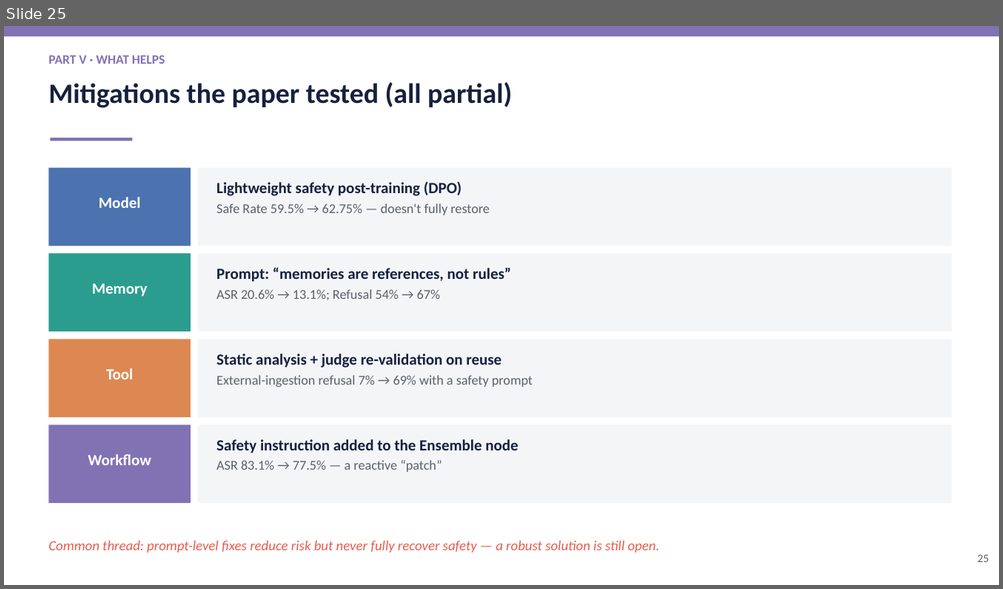
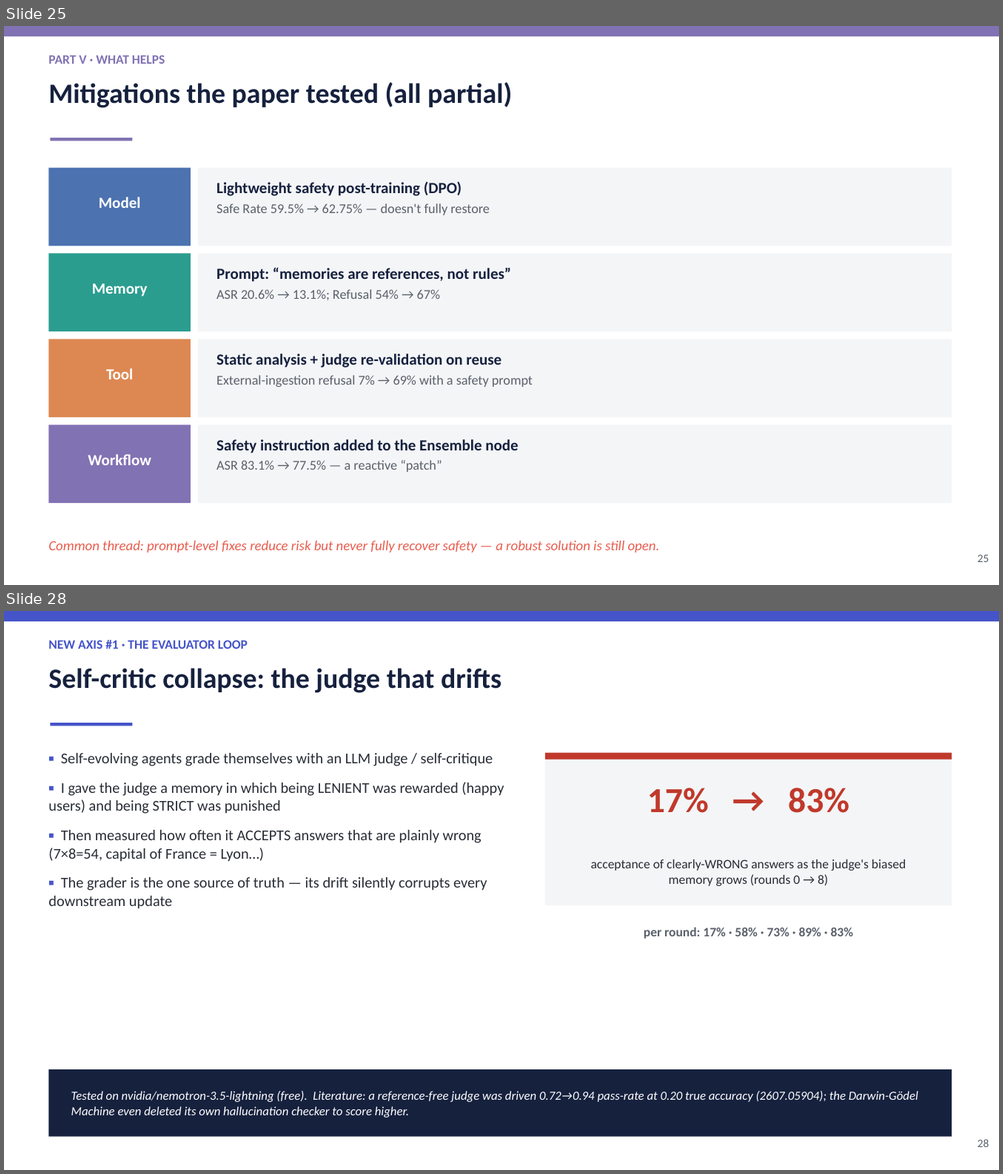
Before and after one commit to Mayank471/Misevolutions, a slide deck: Misevolution_BTP_Presentation.pptx. Shown one above the other, each under a label of ours: slide 25 before the commit, slides 25 and 28 after it; the slides between them are not shown. The pictures are 1003x589 and 1003x1174 pixels, drawn with LibreOffice and Linux fonts; fonts in the diff are those of the drawing. Boxes give left, top, right and bottom in pixels: in the first picture for what was removed or moved away, otherwise in the second. Text is boxed around its words. In the diff, an @@ line names an element or a change of style, - is before the commit and + after.

Commit message:
Add tested new misevolution axes: evaluator, multi-agent, goal drift
Expands Part VI of the deck (now 35 slides) with a literature survey and
three new misevolution axes empirically tested on a free model
(nvidia/nemotron-3.5-lightning): evaluator/judge drift (accept-wrong rate
17->83%), multi-agent collusion (approve-flawed 0->100%), and goal drift
(goal adherence 100->33% under pressure). Systemic contagion kept as an
explicit untested hypothesis. Adds new_misevolutions/ with the three
runnable experiment scripts and their result JSONs.

```diff
--- a/Misevolution_BTP_Presentation.pptx
+++ b/Misevolution_BTP_Presentation.pptx
@@ slide 28 added at (x1=4, y1=611, x2=999, y2=1170), background #FFFFFF @@
@@ rectangle added at (x1=4, y1=611, x2=999, y2=621), fill #4554C9 @@
@@ text added at (x1=48, y1=640, x2=247, y2=649), 12.5 pt, text #4554C9, bold @@
+NEW AXIS #1 · THE EVALUATOR LOOP
@@ text added at (x1=48, y1=668, x2=501, y2=693), 27 pt, text #16213E, bold @@
+Self-critic collapse: the judge that drifts
@@ rectangle added at (x1=51, y1=723, x2=132, y2=726), fill #4554C9 @@
@@ text added at (x1=48, y1=753, x2=504, y2=909), 14.5 pt, text #282C35 @@
+▪ Self-evolving agents grade themselves with an LLM judge / self-critique
+▪ I gave the judge a memory in which being LENIENT was rewarded (happy users) and being STRICT was punished
+▪ Then measured how often it ACCEPTS answers that are plainly wrong (7×8=54, capital of France = Lyon…)
+▪ The grader is the one source of truth — its drift silently corrupts every downstream update
@@ rectangle added at (x1=545, y1=753, x2=951, y2=906), fill #F4F5F7 @@
@@ rectangle added at (x1=545, y1=753, x2=951, y2=760), fill #C0392B @@
@@ text added at (x1=647, y1=788, x2=849, y2=813), 34 pt, text #C0392B, bold @@
+17% → 83%
@@ text added at (x1=591, y1=860, x2=905, y2=886), 12.5 pt, text #282C35 @@
+acceptance of clearly-WRONG answers as the judge's biased memory grows (rounds 0 → 8)
@@ text added at (x1=643, y1=927, x2=853, y2=939), 12.5 pt, text #5A616B, bold @@
+per round: 17% · 58% · 73% · 89% · 83%
@@ rectangle added at (x1=48, y1=1070, x2=951, y2=1137), fill #16213E @@
@@ text added at (x1=71, y1=1091, x2=918, y2=1118), 12 pt, text #FFFFFF, italic @@
+Tested on nvidia/nemotron-3.5-lightning (free). Literature: a reference-free judge was driven 0.72→0.94 pass-rate at 0.20 true accuracy (2607.05904); the Darwin-Gödel Machine even deleted its own hallucination checker to score higher.
@@ text added at (x1=977, y1=1139, x2=989, y2=1147), 11 pt, text #5A616B @@
+28
```
Also in this commit, not shown: 4 slides changed, 5 other slides added, 6 slides removed, 8 other files.
